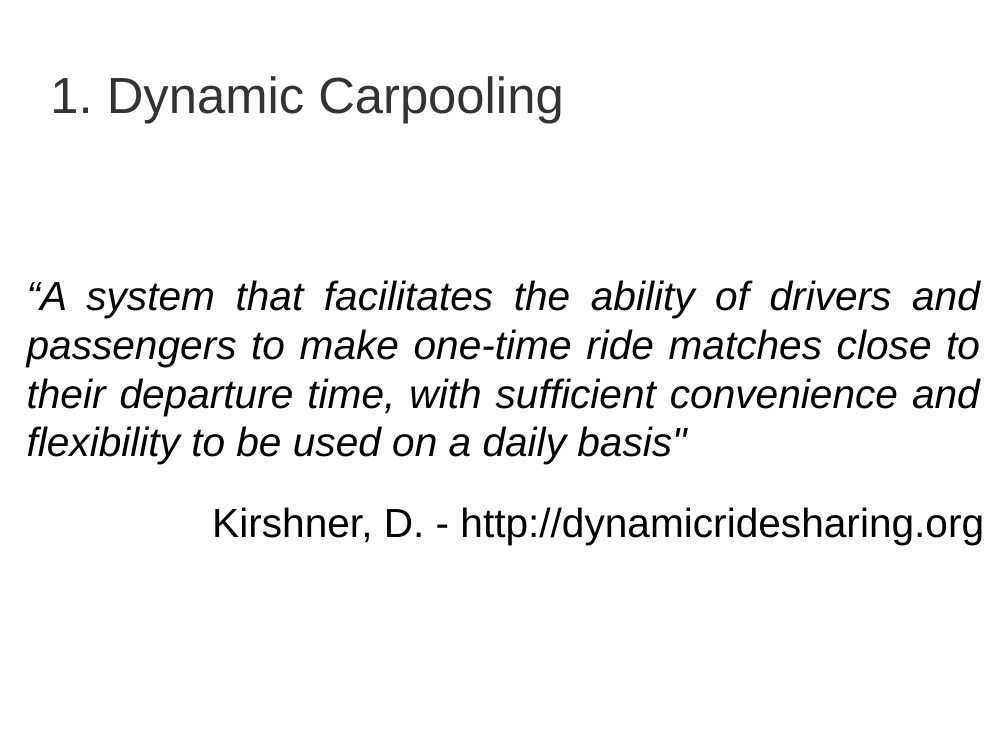
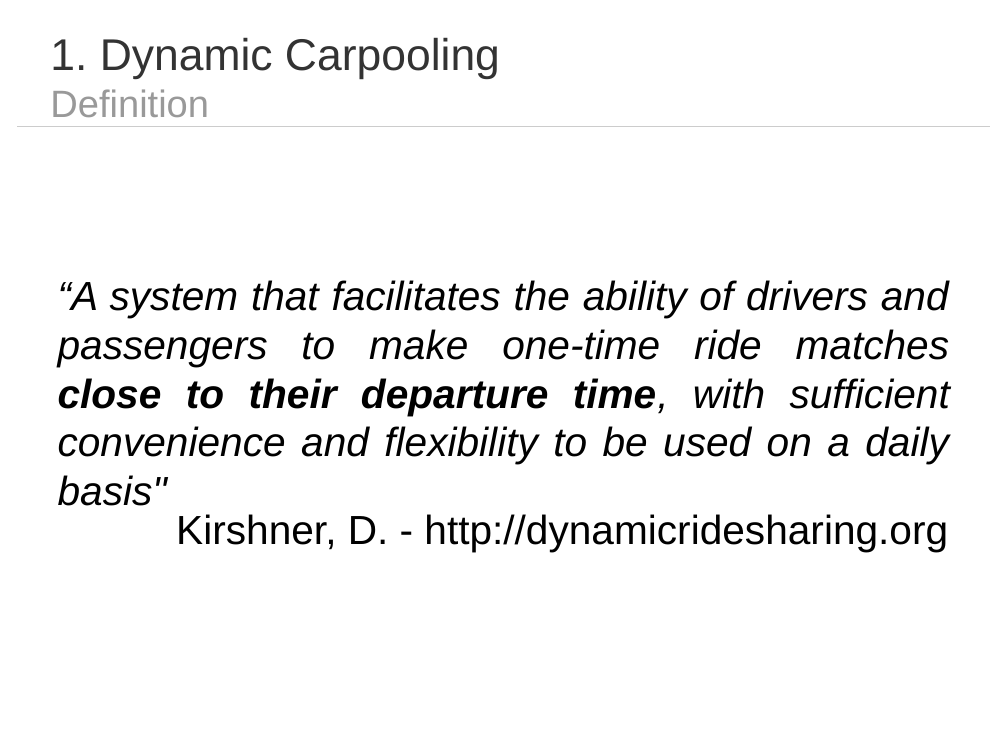
Before and after one commit to dgraziotin/dycapo-thesis, a slide deck: slide 3 of presentation/dycapo.odp. Drawn at 1008x756 pixels with LibreOffice and Linux fonts; fonts in the diff are those of the drawing. Boxes give left, top, right and bottom in pixels: in the first picture for what was removed or moved away, otherwise in the second. Text is boxed around its words. In the diff, an @@ line names an element or a change of style, - is before the commit and + after.

Commit message:
Final layout for presentation. maybe

```diff
--- a/presentation/dycapo.odp
+++ b/presentation/dycapo.odp
@@ title at box(50, 37, 500, 117): text changed; size 40 to 35 pt @@
-1. Dynamic Carpooling
+1. Dynamic Carpooling
+Definition
@@ line added from (18, 126) to (991, 126), #CCCCCC 0 pt @@
@@ text "“A system that facilitates the ...": place and size @@
-text "“A system that facilitates the ..." at box(27, 280, 980, 464)
+text "“A system that facilitates the ..." at box(58, 280, 950, 506)
@@ text "“A system that facilitates the ..." at box(58, 280, 950, 506): bold on in "close to their departure time," @@
@@ text "Kirshner, D. - http://dynamicridesharing.org": place and size @@
-text "Kirshner, D. - http://dynamicridesharing.org" at box(212, 507, 984, 545)
+text "Kirshner, D. - http://dynamicridesharing.org" at box(176, 514, 948, 552)
```
Also in this commit, not shown: 11 other slides changed, 1 slide added, 1 slide removed.
